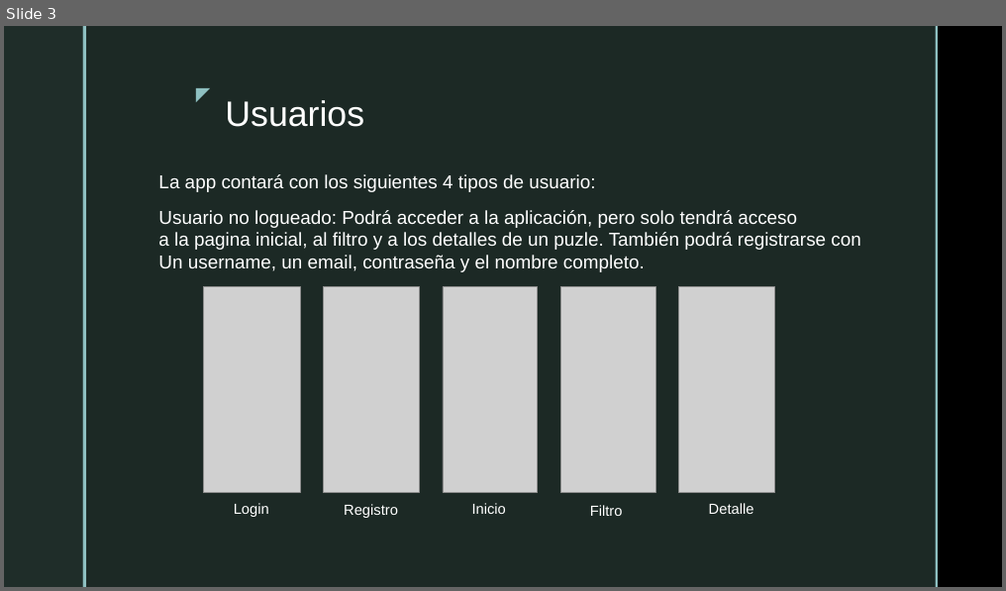
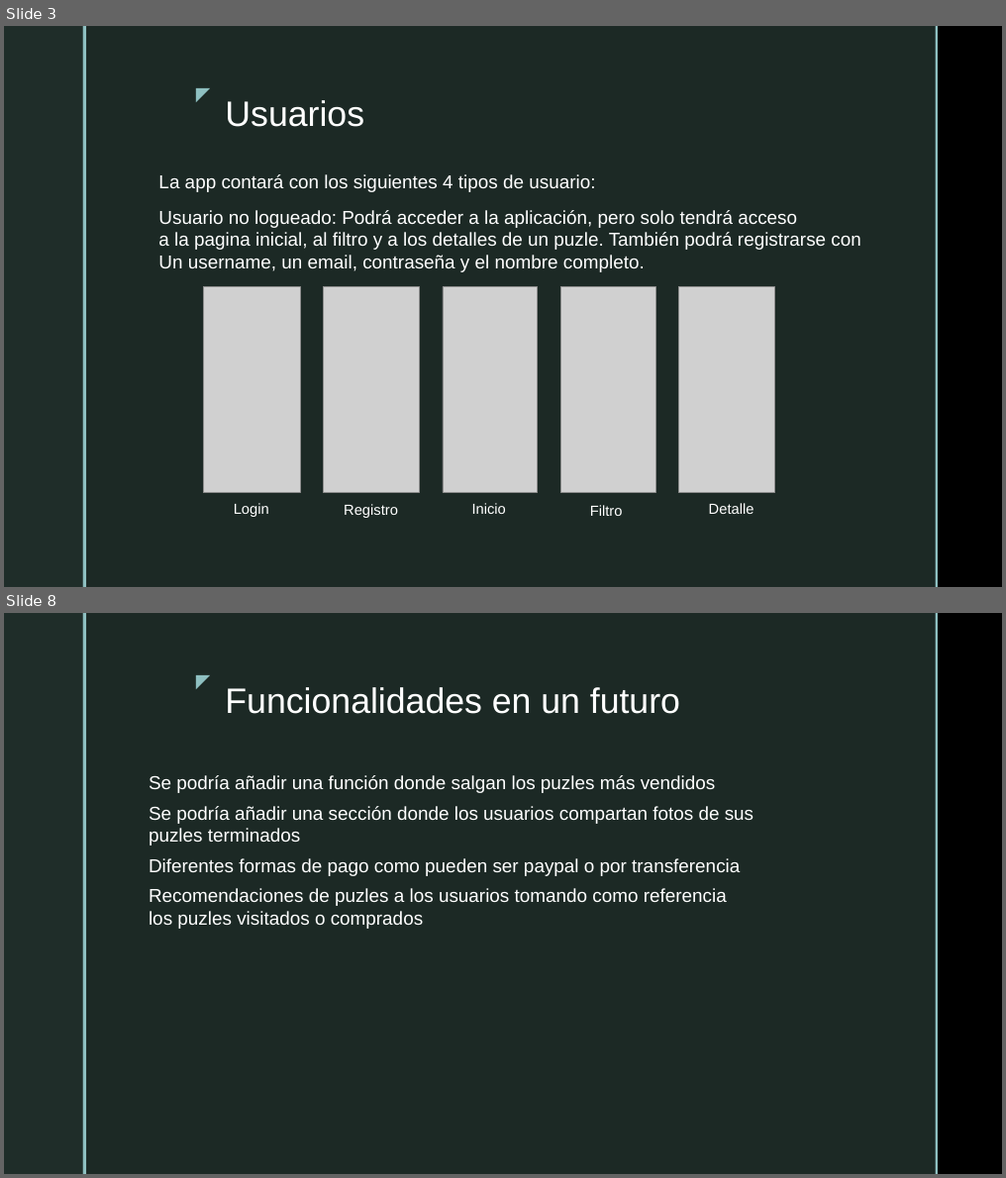
Before and after one commit to JGalera22/PuzzlesJavi, a slide deck: presentacion.pptx. Shown one above the other, each under a label of ours: slide 3 before the commit, slides 3 and 8 after it; the slides between them are not shown. The pictures are 1006x591 and 1006x1178 pixels, drawn with LibreOffice and Linux fonts; fonts in the diff are those of the drawing; grey boxes stand for pictures; background and template pictures are left out. Boxes give left, top, right and bottom in pixels: in the first picture for what was removed or moved away, otherwise in the second. Text is boxed around its words. In the diff, an @@ line names an element or a change of style, - is before the commit and + after.

```diff
--- a/presentacion.pptx
+++ b/presentacion.pptx
@@ slide 8 added at <box>4,613,1002,1174</box>, background picture (left out); not listed: 5 template elements that a slide beside it also shows @@
@@ title added at <box>225,687,680,714</box>, 34 pt, text #FFFFFF @@
+Funcionalidades en un futuro
@@ text added at <box>149,775,716,793</box>, 18 pt, text #FFFFFF @@
+Se podría añadir una función donde salgan los puzles más vendidos
@@ text added at <box>149,806,753,846</box>, 18 pt, text #FFFFFF @@
+Se podría añadir una sección donde los usuarios compartan fotos de sus
+puzles terminados
@@ text added at <box>149,859,740,876</box>, 18 pt, text #FFFFFF @@
+Diferentes formas de pago como pueden ser paypal o por transferencia
@@ text added at <box>149,888,727,929</box>, 18 pt, text #FFFFFF @@
+Recomendaciones de puzles a los usuarios tomando como referencia
+los puzles visitados o comprados
```
Also in this commit, not shown: 3 slides changed, 1 other file.
